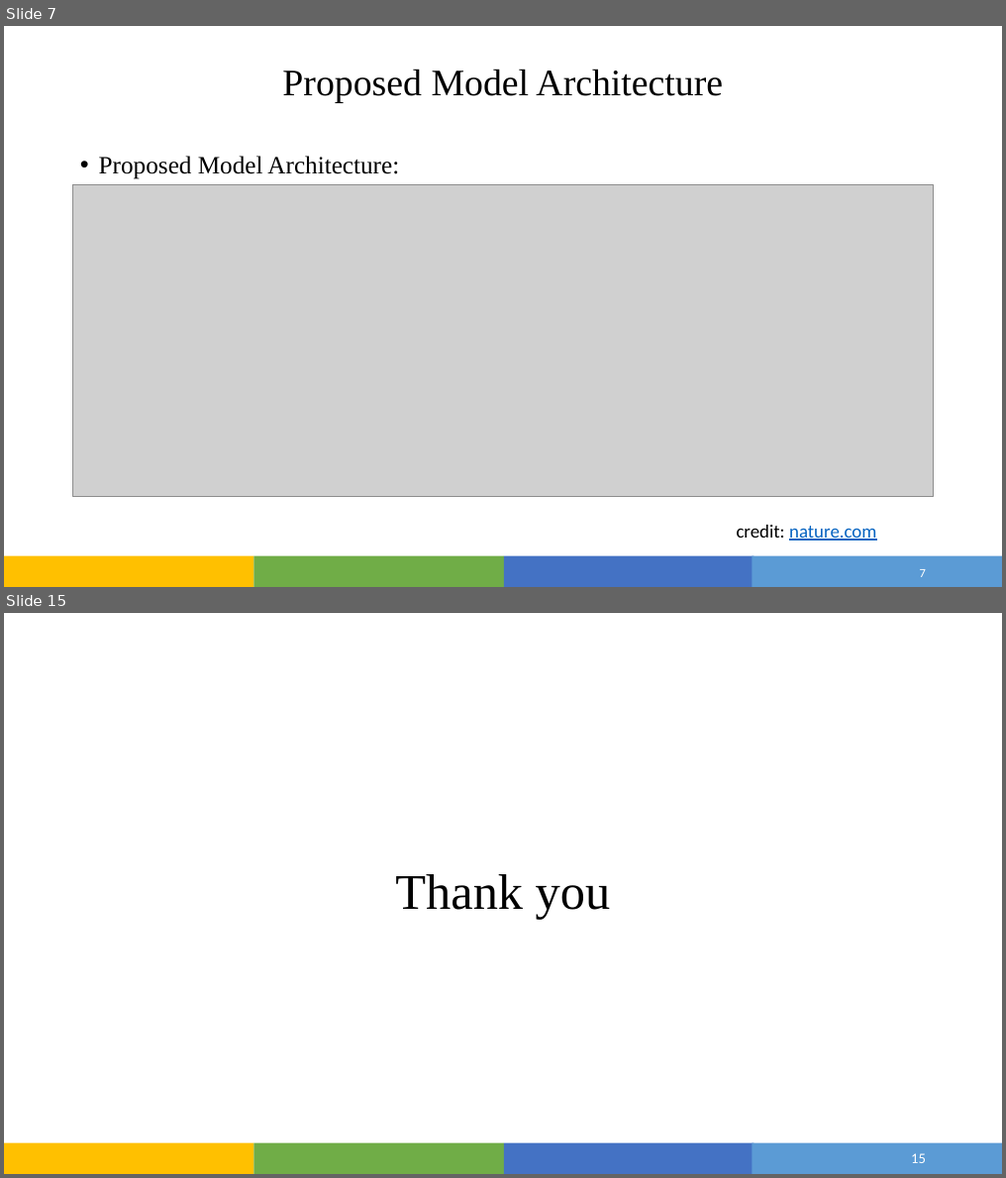
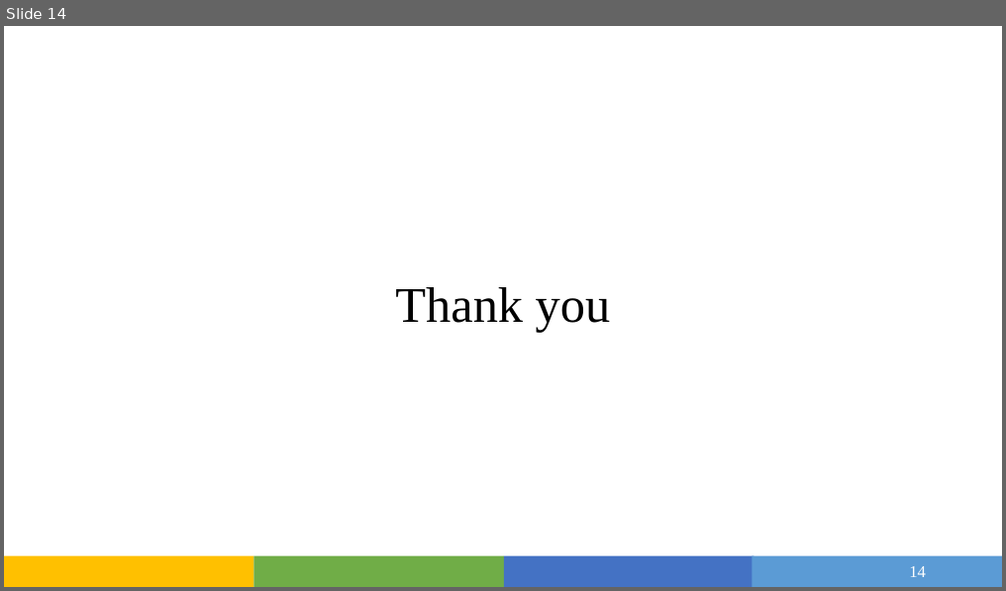
Before and after one commit to Devjethva1111/DeepFake-Voice-Recognition, a slide deck: Seminar/Project_PPT.pptx. Shown one above the other, each under a label of ours: slides 7 and 15 before the commit, slide 14 after it; the slides between them are not shown. The pictures are 1006x1178 and 1006x591 pixels, drawn with LibreOffice and Linux fonts; fonts in the diff are those of the drawing; grey boxes stand for pictures. Boxes give left, top, right and bottom in pixels: in the first picture for what was removed or moved away, otherwise in the second. Text is boxed around its words. In the diff, an @@ line names an element or a change of style, - is before the commit and + after.

```diff
--- a/Seminar/Project_PPT.pptx
+++ b/Seminar/Project_PPT.pptx
@@ slide 7 removed at bbox=[4, 26, 1002, 587], background #FFFFFF; not listed: 4 template elements that a slide beside it also shows @@
@@ title removed at bbox=[282, 69, 723, 102] @@
-Proposed Model Architecture
@@ text removed at bbox=[99, 156, 399, 179] @@
-• Proposed Model Architecture:
@@ picture removed at bbox=[73, 184, 934, 497] @@
@@ text removed at bbox=[737, 525, 876, 541] @@
-credit: nature.com
@@ page number removed at bbox=[920, 570, 926, 577] @@
-7
@@ what was slide 15 is now slide 14 @@
@@ page number at bbox=[909, 567, 926, 577]: text changed; size 14 to 16 pt; font Calibri to Times New Roman @@
-15
+14
```
Also in this commit, not shown: 6 slides changed, 6 slides added, 6 other slides removed, 1 other file.
